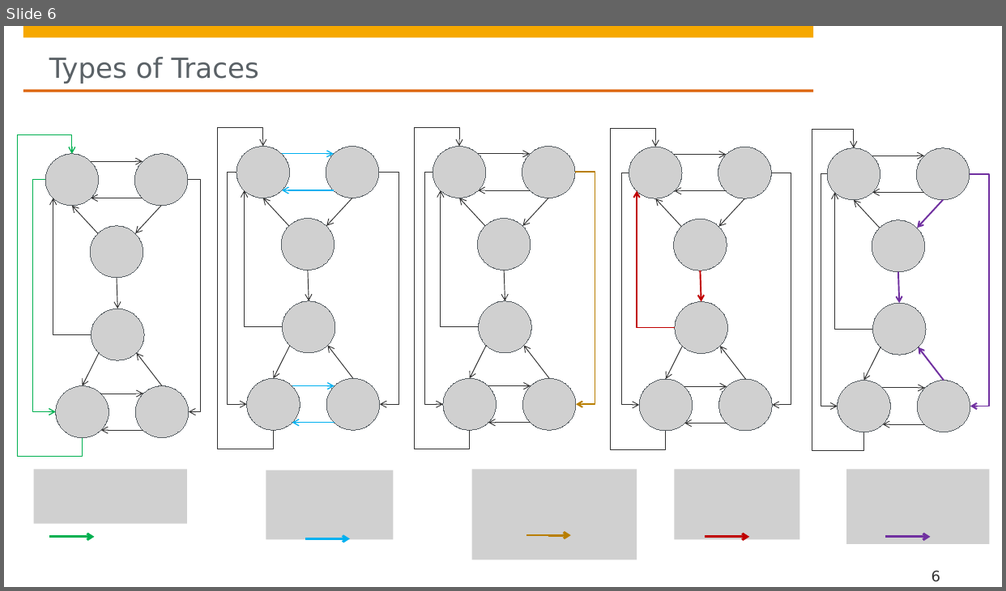
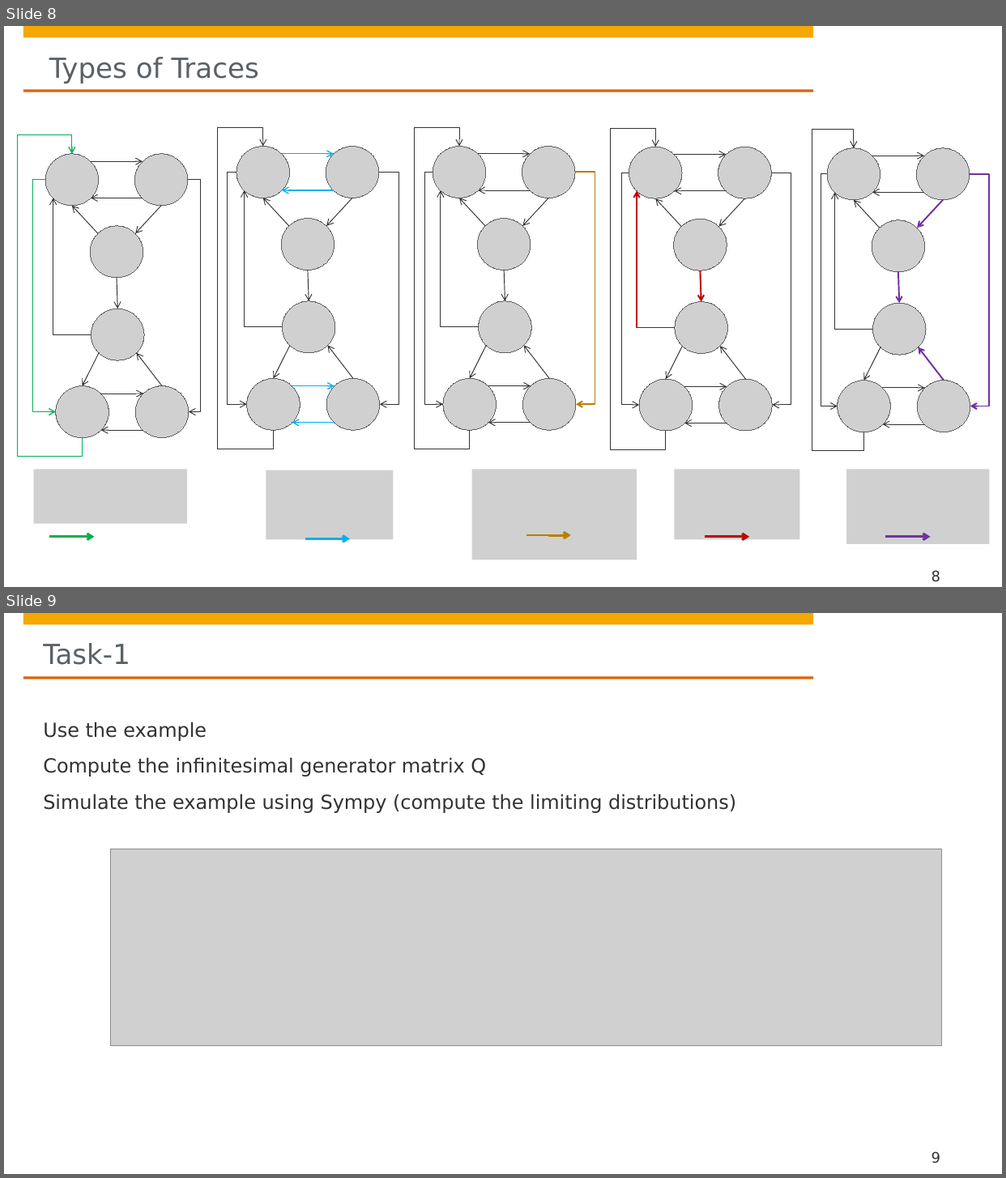
Before and after one commit to hpi-sam/HMM-Learning4SAS, a slide deck: projects/CTMC/P4 - Continuous Time Markov Chains.pptx. Shown one above the other, each under a label of ours: slide 6 before the commit, slides 8 and 9 after it. The pictures are 1006x591 and 1006x1178 pixels, drawn with LibreOffice and Linux fonts; fonts in the diff are those of the drawing; grey boxes stand for pictures; background and template pictures are left out. Boxes give left, top, right and bottom in pixels: in the first picture for what was removed or moved away, otherwise in the second. Text is boxed around its words. In the diff, an @@ line names an element or a change of style, - is before the commit and + after.

```diff
--- a/projects/CTMC/P4 - Continuous Time Markov Chains.pptx
+++ b/projects/CTMC/P4 - Continuous Time Markov Chains.pptx
@@ slide 9 added at <box>4,613,1002,1174</box>, background #FFFFFF; not listed: 4 template elements that a slide beside it also shows @@
@@ title added at <box>43,643,130,665</box>, 26.7 pt, text #5A6166 @@
+Task-1
@@ text added at <box>43,722,736,813</box>, 18.7 pt, text #323232 @@
+Use the example
+Compute the infinitesimal generator matrix Q
+Simulate the example using Sympy (compute the limiting distributions)
@@ picture added at <box>110,849,942,1046</box> @@
@@ page number added at <box>931,1152,940,1164</box>, 14 pt, text #323232 @@
+9
@@ what was slide 6 is now slide 8 @@
@@ page number at <box>931,570,940,582</box>: text changed @@
-6
+8
```
Also in this commit, not shown: 2 slides changed, 3 other slides added, 1 slide removed.
